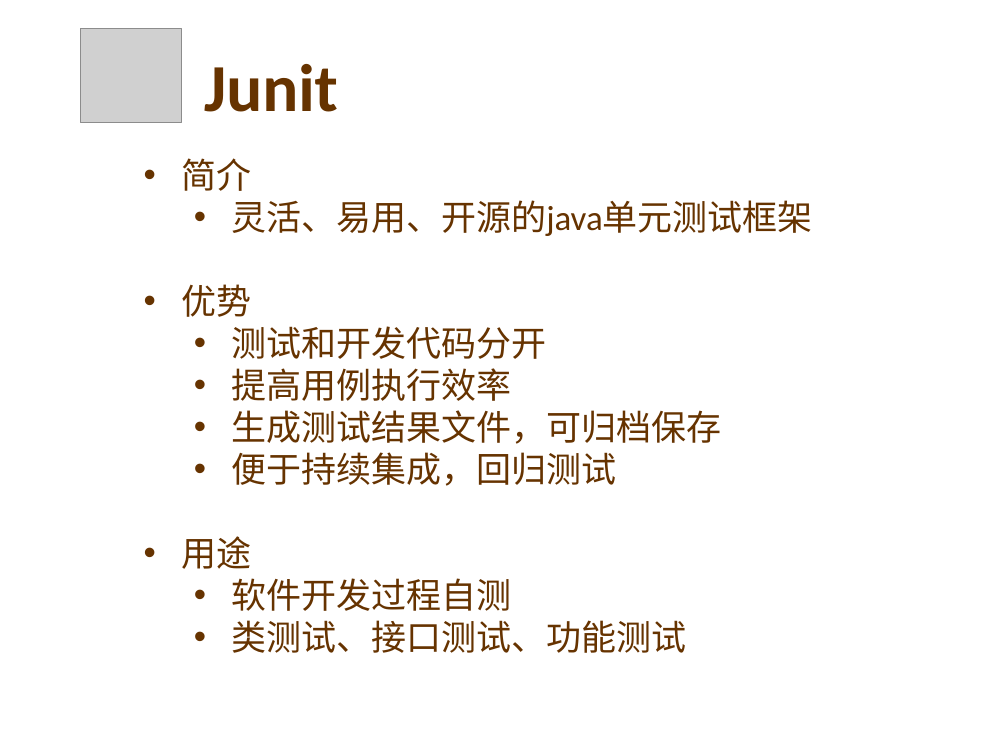
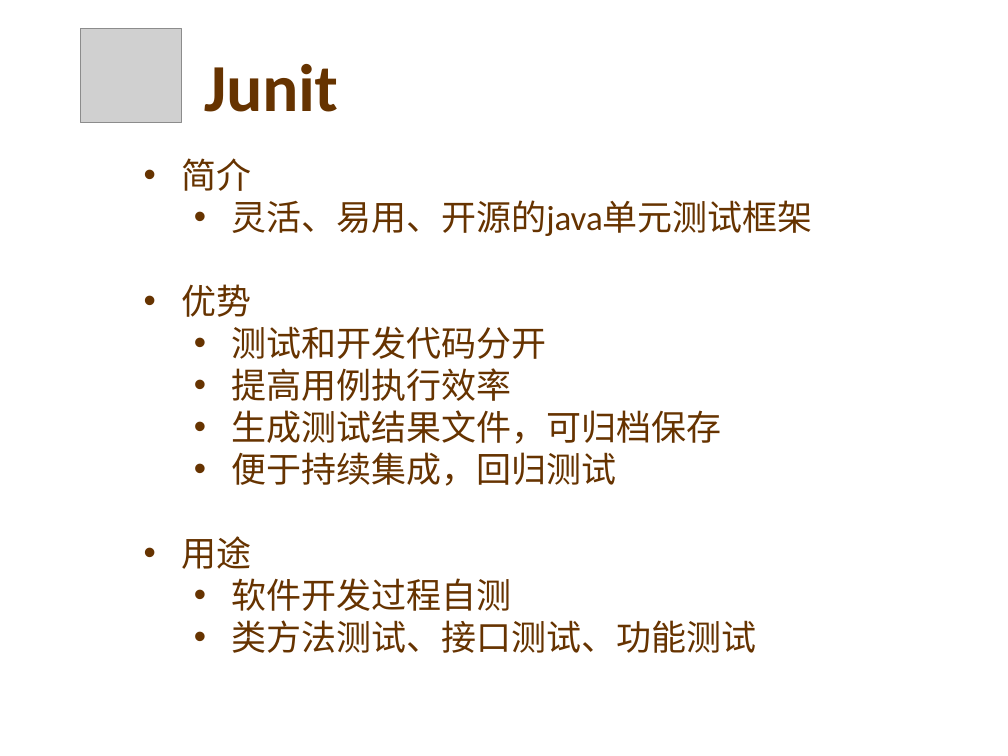
Before and after one commit to yesiaikan/maven_test, a slide deck: slide 4 of doc/maven_junit.pptx. Drawn at 1008x756 pixels with LibreOffice and Linux fonts; fonts in the diff are those of the drawing; grey boxes stand for pictures; background and template pictures are left out. Boxes give left, top, right and bottom in pixels: in the first picture for what was removed or moved away, otherwise in the second. Text is boxed around its words. In the diff, an @@ line names an element or a change of style, - is before the commit and + after.

Commit message:
modify ppt

```diff
--- a/doc/maven_junit.pptx
+++ b/doc/maven_junit.pptx
@@ text at (x1=232, y1=620, x2=756, y2=653): text changed @@
-    • 类测试、接口测试、功能测试
+    • 类方法测试、接口测试、功能测试
```
Also in this commit, not shown: 1 other slide changed.
